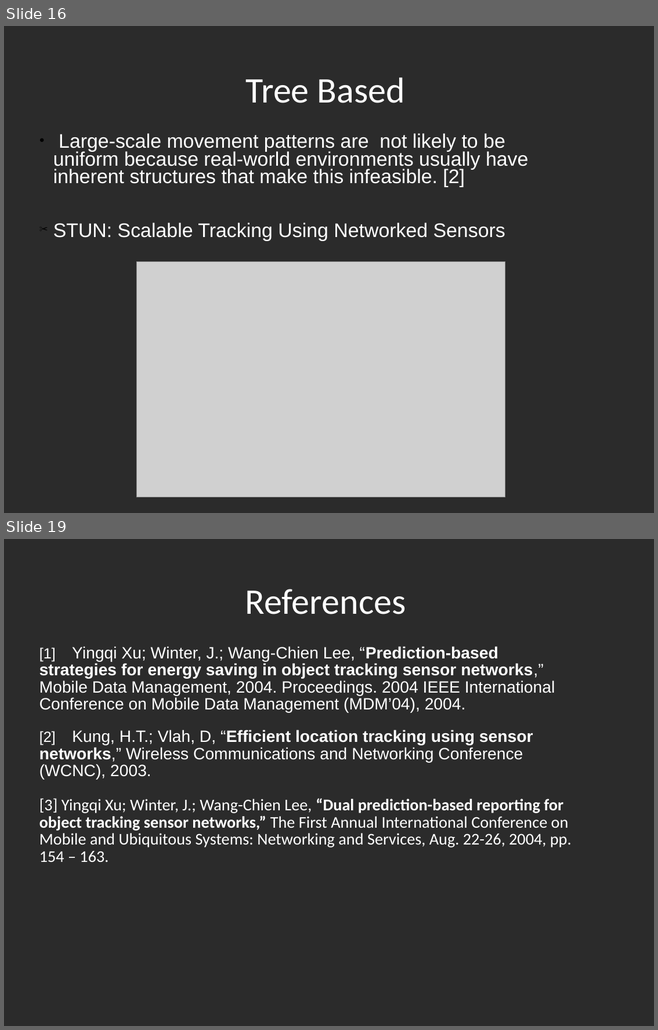
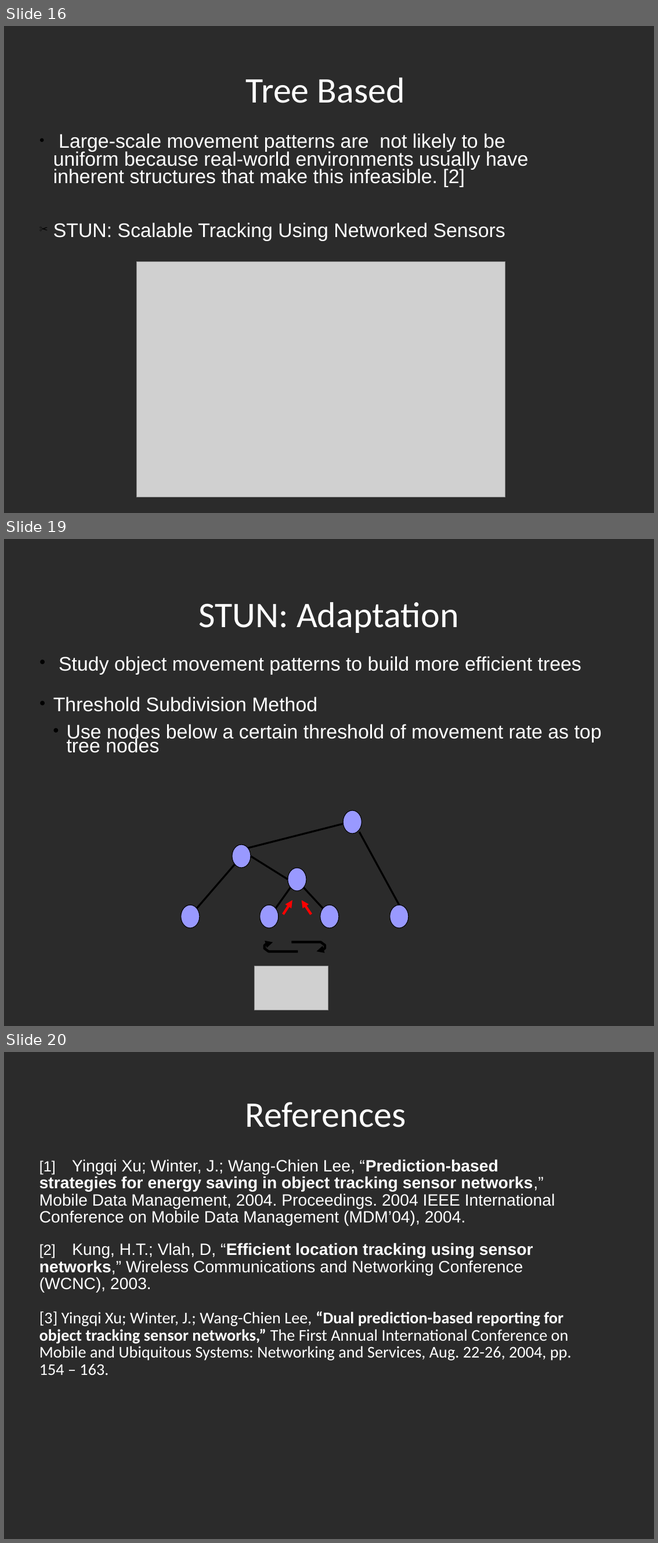
Before and after one commit to LuisEduardoER/baffleship, a slide deck: 370project.ppt. Shown one above the other, each under a label of ours: slides 16 and 19 before the commit, slides 16, 19 and 20 after it; the slides between them are not shown. The pictures are 658x1030 and 658x1543 pixels, drawn with LibreOffice and Linux fonts; fonts in the diff are those of the drawing; grey boxes stand for pictures; background and template pictures are left out; a plain dark background stands for a picture behind light text. Boxes give left, top, right and bottom in pixels: in the first picture for what was removed or moved away, otherwise in the second. Text is boxed around its words. In the diff, an @@ line names an element or a change of style, - is before the commit and + after.

```diff
--- a/370project.ppt
+++ b/370project.ppt
@@ slide 19 added at [4, 539, 654, 1026], background picture (left out) @@
@@ title added at [198, 602, 459, 633], 44 pt, text #FFFFFF @@
+STUN: Adaptation
@@ text added at [53, 656, 601, 753], 24 pt, text #FFFFFF @@
+● Study object movement patterns to build more efficient trees
+● Threshold Subdivision Method
+  ● Use nodes below a certain threshold of movement rate as top tree nodes
@@ ellipse added at [343, 811, 362, 834], fill #9999FF, outline #000000 0.74 pt @@
@@ line added from (343, 824) to (248, 849), #000000 2.24 pt @@
@@ line added from (360, 832) to (399, 905), #000000 2.24 pt @@
@@ ellipse added at [232, 845, 251, 868], fill #9999FF, outline #000000 0.74 pt @@
@@ line added from (234, 864) to (197, 908), #000000 2.24 pt @@
@@ line added from (250, 856) to (288, 879), #000000 2.24 pt @@
@@ ellipse added at [288, 868, 306, 891], fill #9999FF, outline #000000 0.74 pt @@
@@ line added from (291, 888) to (276, 908), #000000 2.24 pt @@
@@ arrow added from (283, 914) to (292, 900), #FF0000 3 pt @@
@@ arrow added from (311, 914) to (302, 900), #FF0000 3 pt @@
@@ line added from (303, 888) to (323, 908), #000000 2.24 pt @@
@@ ellipse added at [181, 905, 199, 928], fill #9999FF, outline #000000 0.74 pt @@
@@ ellipse added at [260, 905, 279, 928], fill #9999FF, outline #000000 0.74 pt @@
@@ ellipse added at [320, 905, 339, 928], fill #9999FF, outline #000000 0.74 pt @@
@@ ellipse added at [390, 905, 408, 928], fill #9999FF, outline #000000 0.74 pt @@
@@ freeform shape added at [264, 943, 298, 952], outline #000000 3 pt @@
@@ freeform shape added at [292, 942, 325, 951], outline #000000 3 pt @@
@@ picture added at [255, 966, 328, 1011] @@
@@ what was slide 19 is now slide 20 @@
```
Also in this commit, not shown: 1 slide changed, 1 other slide added, 1 slide removed.
